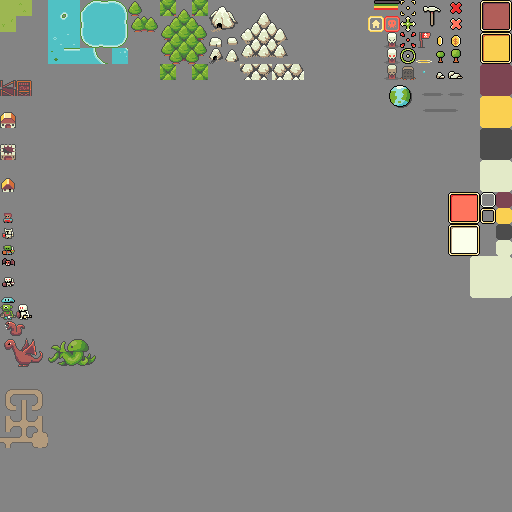
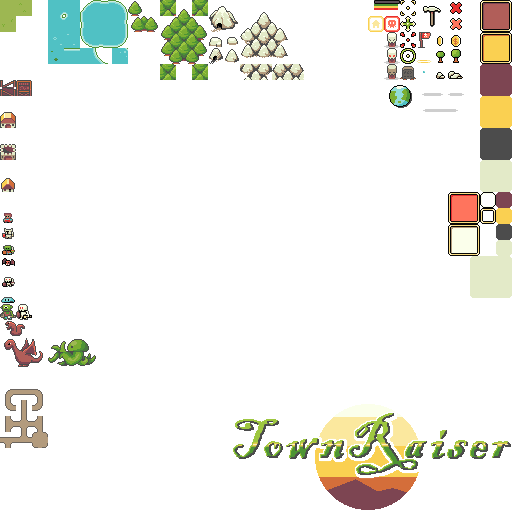
Revision of a layered 512 × 512 image; what changed, layer by layer:
added group "Logo" with 4 layers above "tiles" over 229, 404, 512, 510
added layer "TownRaiser" in group "Logo" over 233, 413, 511, 475
added layer "Sun" in group "Logo" over 315, 404, 419, 510
hid "bg" (2nd of 2) over 0, 0, 512, 512
